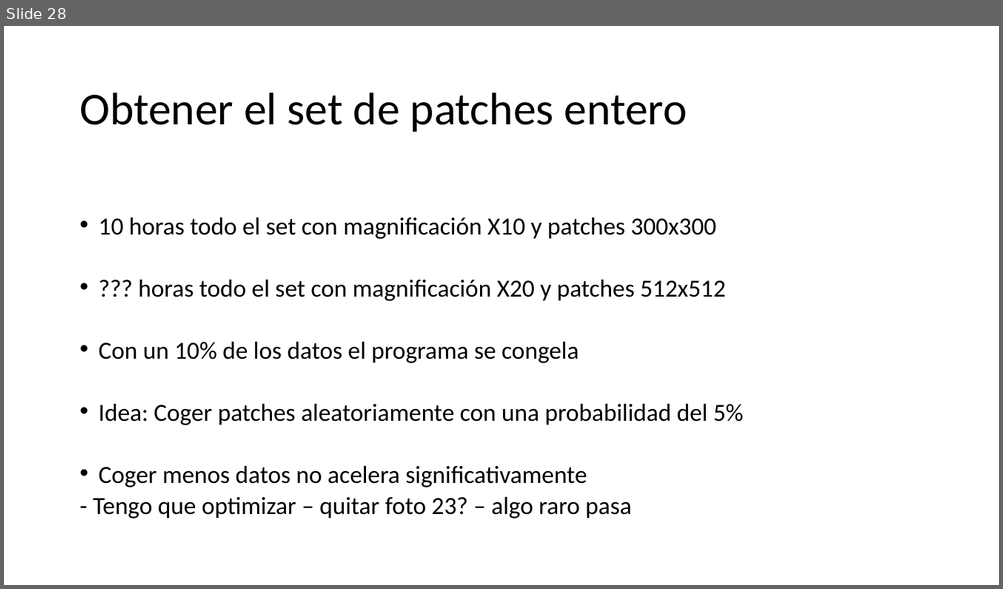
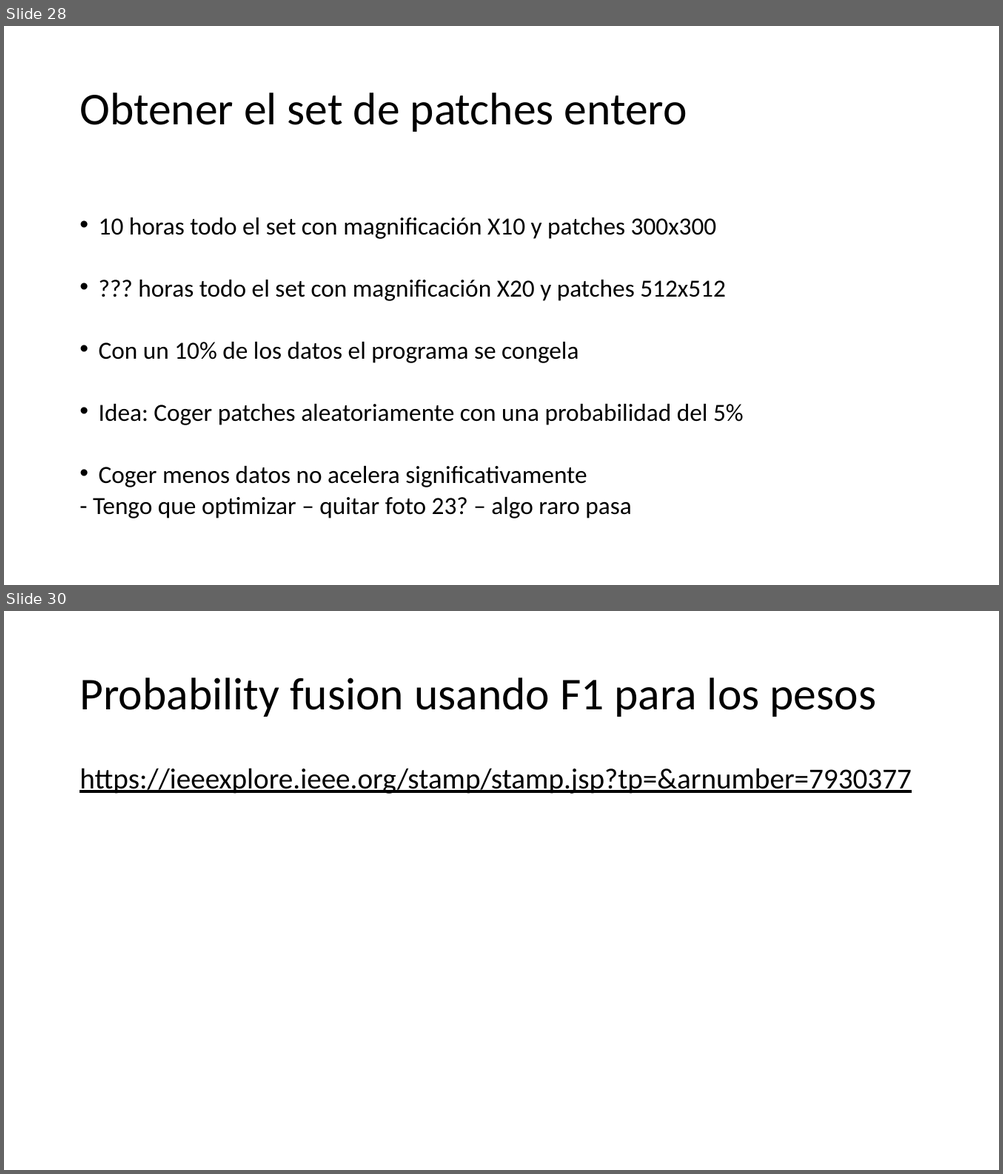
Before and after one commit to alejandroborj/heterogeneous-data, a slide deck: pregunta.pptx. Shown one above the other, each under a label of ours: slide 28 before the commit, slides 28 and 30 after it; the slides between them are not shown. The pictures are 1003x589 and 1003x1174 pixels, drawn with LibreOffice and Linux fonts; fonts in the diff are those of the drawing. Boxes give left, top, right and bottom in pixels: in the first picture for what was removed or moved away, otherwise in the second. Text is boxed around its words. In the diff, an @@ line names an element or a change of style, - is before the commit and + after.

```diff
--- a/pregunta.pptx
+++ b/pregunta.pptx
@@ slide 30 added at <box>4,611,999,1170</box>, background #FFFFFF @@
@@ title added at <box>79,678,876,717</box>, 44 pt, text #000000 @@
+Probability fusion usando F1 para los pesos
@@ text added at <box>79,768,911,794</box>, 28 pt, text #000000, underline @@
+https://ieeexplore.ieee.org/stamp/stamp.jsp?tp=&arnumber=7930377
```
Also in this commit, not shown: 4 other slides added, 19 other files.
